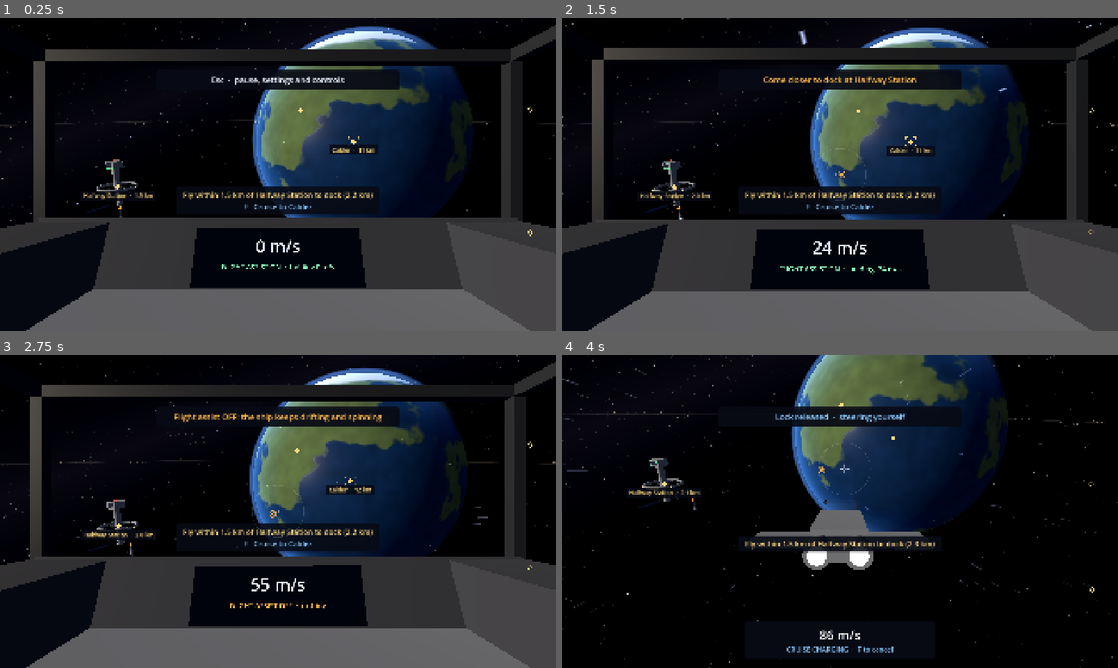
Above: before the commit, frames 1-4 (two rows, left to right).
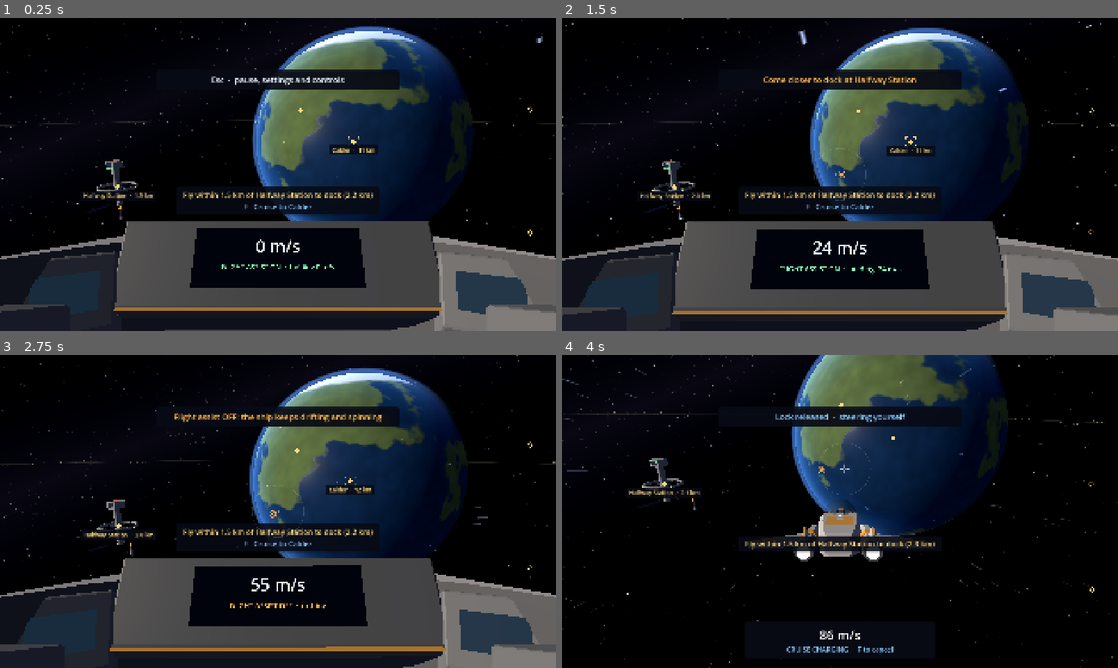
Above: after the commit, the same moments.

Repository: ggbillyjoe3526/praesepe
Game: Godot game, scene res://game/main/main.tscn
Two runs of this game, one before a commit and one after it. Both use one fixed random seed, a clock stepped at 60 frames per second and the inputs below.
Inputs (mouse positions are in pixels of both pictures, inside the frame that each line leads up to):
- Up to frame 1 (0.25 s): no input
- Up to frame 2 (1.5 s): tap Enter at 0.5 s; move the mouse to (867, 174) at 0.52 s; hold G (dock) 0.53-1.28 s; hold S (thrust_back) from 0.53 s (still down); click (867, 174) at 0.67 s; move the mouse to (812, 174) at 1.27 s; tap X (full_stop) at 1.35 s
- Up to frame 3 (2.75 s): keep holding S (thrust_back); move the mouse to (289, 505) at 2.02 s; hold Z (toggle_assist) from 2.03 s (still down)
- Up to frame 4 (4 s): keep holding S (thrust_back); move the mouse to (834, 517) at 2.77 s; release Z (toggle_assist) at 2.78 s; tap V (toggle_camera) at 2.85 s; click (834, 517) at 2.92 s; move the mouse to (878, 514) at 3.52 s; hold F (toggle_cruise) from 3.53 s (still down)

The runs differ from the first frame. In frame 1, 28% of the frame differs, in the area x 0-100%, y 2-100%; in frame 2, 28%; in frame 3, 28%; in frame 4, 1.9%.

Commit message:
Hauler placeholder model: cockpit with a low dashboard and frameless canopy, small grey and orange ship
Built by tools/blender/hauler_model.py from the owner's references and exported as one mesh per material. Replaces
the greybox meshes in the ship and cockpit scenes; the eye, chase anchor, dashboard screen plane, mass, centre of
mass and inertia are unchanged. The canopy collision box grows to the new glass, the hull box reaches the longer
nose, and the engine pods get their own boxes; the underside stays at y = -1.2 for the floor berth.

Co-Authored-By: Claude Opus 5.5 (1M context) <noreply@anthropic.com>
Claude-Session: https://claude.ai/code/session_01E8LVCK4ZTsdMYd6K2u2MSc

Diff:
--- a/game/ship/greybox_cockpit.tscn
+++ b/game/ship/greybox_cockpit.tscn
@@ -1,60 +1,20 @@
-[gd_scene load_steps=13 format=3]
+[gd_scene load_steps=5 format=3]
 
 [ext_resource type="Script" path="res://game/hud/cockpit_display.gd" id="1_display"]
-
-[sub_resource type="StandardMaterial3D" id="Mat_frame"]
-albedo_color = Color(0.13, 0.14, 0.16, 1)
-roughness = 0.6
-
-[sub_resource type="StandardMaterial3D" id="Mat_dash"]
-albedo_color = Color(0.22, 0.23, 0.26, 1)
-roughness = 0.85
+[ext_resource type="PackedScene" path="res://game/ship/models/hauler_cockpit.glb" id="2_model"]
 
 [sub_resource type="StandardMaterial3D" id="Mat_screen"]
 shading_mode = 0
 albedo_color = Color(0.02, 0.035, 0.06, 1)
 
-[sub_resource type="StandardMaterial3D" id="Mat_glass"]
-transparency = 1
-albedo_color = Color(0.4, 0.6, 0.85, 0.22)
-roughness = 0.1
-metallic = 0.3
-
-[sub_resource type="BoxMesh" id="Mesh_panel"]
-material = SubResource("Mat_dash")
-size = Vector3(3, 0.46, 0.1)
-
-[sub_resource type="BoxMesh" id="Mesh_console"]
-material = SubResource("Mat_dash")
-size = Vector3(0.5, 0.35, 1.8)
-
 [sub_resource type="QuadMesh" id="Mesh_screen"]
 material = SubResource("Mat_screen")
 size = Vector2(1, 0.34)
 
-[sub_resource type="BoxMesh" id="Mesh_pillar"]
-material = SubResource("Mat_frame")
-size = Vector3(0.08, 1.45, 0.08)
-
-[sub_resource type="BoxMesh" id="Mesh_top_front"]
-material = SubResource("Mat_frame")
-size = Vector3(3.28, 0.08, 0.08)
-
-[sub_resource type="BoxMesh" id="Mesh_top_rail"]
-material = SubResource("Mat_frame")
-size = Vector3(0.08, 0.08, 2.9)
-
-[sub_resource type="BoxMesh" id="Mesh_glass"]
-material = SubResource("Mat_glass")
-size = Vector3(3.2, 1.45, 2.9)
-
 [node name="GreyboxCockpit" type="Node3D"]
 script = ExtResource("1_display")
 
-[node name="DashPanel" type="MeshInstance3D" parent="."]
-position = Vector3(0, 0.644, -5.197)
-rotation_degrees = Vector3(-22.9, 0, 0)
-mesh = SubResource("Mesh_panel")
+[node name="Model" parent="." instance=ExtResource("2_model")]
 
 [node name="Screen" type="MeshInstance3D" parent="."]
 position = Vector3(0, 0.665, -5.146)
@@ -90,36 +50,3 @@
 font_size = 34
 outline_size = 0
 modulate = Color(0.55, 0.8, 1, 1)
-
-[node name="ConsoleLeft" type="MeshInstance3D" parent="."]
-position = Vector3(-1.3, 0.675, -4.4)
-mesh = SubResource("Mesh_console")
-
-[node name="ConsoleRight" type="MeshInstance3D" parent="."]
-position = Vector3(1.3, 0.675, -4.4)
-mesh = SubResource("Mesh_console")
-
-[node name="PillarLeft" type="MeshInstance3D" parent="."]
-position = Vector3(-1.6, 1.225, -5.4)
-mesh = SubResource("Mesh_pillar")
-
-[node name="PillarRight" type="MeshInstance3D" parent="."]
-position = Vector3(1.6, 1.225, -5.4)
-mesh = SubResource("Mesh_pillar")
-
-[node name="TopFront" type="MeshInstance3D" parent="."]
-position = Vector3(0, 1.95, -5.4)
-mesh = SubResource("Mesh_top_front")
-
-[node name="TopLeft" type="MeshInstance3D" parent="."]
-position = Vector3(-1.6, 1.95, -3.95)
-mesh = SubResource("Mesh_top_rail")
-
-[node name="TopRight" type="MeshInstance3D" parent="."]
-position = Vector3(1.6, 1.95, -3.95)
-mesh = SubResource("Mesh_top_rail")
-
-[node name="Glass" type="MeshInstance3D" parent="."]
-position = Vector3(0, 1.225, -3.95)
-cast_shadow = 0
-mesh = SubResource("Mesh_glass")
--- a/game/ship/greybox_ship.tscn
+++ b/game/ship/greybox_ship.tscn
@@ -1,50 +1,20 @@
-[gd_scene load_steps=17 format=3]
+[gd_scene load_steps=12 format=3]
 
 [ext_resource type="Script" path="res://game/ship/ship.gd" id="1_ship"]
 [ext_resource type="Resource" path="res://game/ship/greybox_ship_tuning.tres" id="2_tuning"]
 [ext_resource type="PackedScene" path="res://game/ship/greybox_cockpit.tscn" id="3_cockpit"]
 [ext_resource type="Resource" path="res://game/ship/greybox_cruise_tuning.tres" id="4_cruise"]
 [ext_resource type="Resource" path="res://game/ship/greybox_orbit_tuning.tres" id="5_orbit"]
-
-[sub_resource type="StandardMaterial3D" id="Mat_hull"]
-albedo_color = Color(0.55, 0.57, 0.6, 1)
-roughness = 0.7
-
-[sub_resource type="StandardMaterial3D" id="Mat_glow"]
-albedo_color = Color(0.4, 0.7, 1, 1)
-emission_enabled = true
-emission = Color(0.35, 0.65, 1, 1)
-emission_energy_multiplier = 3.0
-
-[sub_resource type="BoxMesh" id="Mesh_body"]
-material = SubResource("Mat_hull")
-size = Vector3(4, 2.4, 8.5)
-
-[sub_resource type="BoxMesh" id="Mesh_nose"]
-material = SubResource("Mat_hull")
-size = Vector3(3.6, 1.7, 3.5)
-
-[sub_resource type="BoxMesh" id="Mesh_wing"]
-material = SubResource("Mat_hull")
-size = Vector3(5, 0.4, 4)
-
-[sub_resource type="CylinderMesh" id="Mesh_engine"]
-material = SubResource("Mat_hull")
-top_radius = 0.8
-bottom_radius = 0.9
-height = 3.0
-
-[sub_resource type="CylinderMesh" id="Mesh_nozzle"]
-material = SubResource("Mat_glow")
-top_radius = 0.6
-bottom_radius = 0.6
-height = 0.2
+[ext_resource type="PackedScene" path="res://game/ship/models/hauler_exterior.glb" id="6_model"]
 
 [sub_resource type="BoxShape3D" id="Shape_hull"]
-size = Vector3(4, 2.4, 12)
+size = Vector3(4, 2.4, 13.2)
 
 [sub_resource type="BoxShape3D" id="Shape_canopy"]
-size = Vector3(3.2, 0.75, 2.9)
+size = Vector3(3.2, 1.0, 4.0)
+
+[sub_resource type="BoxShape3D" id="Shape_pod"]
+size = Vector3(1.44, 1.44, 6.5)
 
 [sub_resource type="BoxShape3D" id="Shape_wings"]
 size = Vector3(14, 0.4, 4)
@@ -66,52 +36,34 @@
 chase_anchor = NodePath("ChaseAnchor")
 
 [node name="HullShape" type="CollisionShape3D" parent="."]
+transform = Transform3D(1, 0, 0, 0, 1, 0, 0, 0, 1, 0, 0, -0.6)
 shape = SubResource("Shape_hull")
 
 [node name="CanopyShape" type="CollisionShape3D" parent="."]
-transform = Transform3D(1, 0, 0, 0, 1, 0, 0, 0, 1, 0, 1.575, -3.95)
+transform = Transform3D(1, 0, 0, 0, 1, 0, 0, 0, 1, 0, 1.7, -3.6)
 shape = SubResource("Shape_canopy")
 
 [node name="WingShape" type="CollisionShape3D" parent="."]
 transform = Transform3D(1, 0, 0, 0, 1, 0, 0, 0, 1, 0, -0.4, 2.5)
 shape = SubResource("Shape_wings")
 
-[node name="Body" type="MeshInstance3D" parent="."]
-transform = Transform3D(1, 0, 0, 0, 1, 0, 0, 0, 1, 0, 0, 1.75)
-mesh = SubResource("Mesh_body")
+[node name="PodShapeLeft" type="CollisionShape3D" parent="."]
+transform = Transform3D(1, 0, 0, 0, 1, 0, 0, 0, 1, -2.25, -0.05, 3.85)
+shape = SubResource("Shape_pod")
 
-[node name="Nose" type="MeshInstance3D" parent="."]
-transform = Transform3D(1, 0, 0, 0, 1, 0, 0, 0, 1, 0, -0.35, -4.25)
-mesh = SubResource("Mesh_nose")
+[node name="PodShapeRight" type="CollisionShape3D" parent="."]
+transform = Transform3D(1, 0, 0, 0, 1, 0, 0, 0, 1, 2.25, -0.05, 3.85)
+shape = SubResource("Shape_pod")
+
+[node name="Model" parent="." instance=ExtResource("6_model")]
 
 [node name="Cockpit" parent="." instance=ExtResource("3_cockpit")]
-
-[node name="WingLeft" type="MeshInstance3D" parent="."]
-transform = Transform3D(1, 0, 0, 0, 1, 0, 0, 0, 1, -4.5, -0.4, 2.5)
-mesh = SubResource("Mesh_wing")
-
-[node name="WingRight" type="MeshInstance3D" parent="."]
-transform = Transform3D(1, 0, 0, 0, 1, 0, 0, 0, 1, 4.5, -0.4, 2.5)
-mesh = SubResource("Mesh_wing")
-
-[node name="EngineLeft" type="MeshInstance3D" parent="."]
-transform = Transform3D(1, 0, 0, 0, -4.371139e-08, 1, 0, -1, -4.371139e-08, -1.3, 0, 6.5)
-mesh = SubResource("Mesh_engine")
-
-[node name="EngineRight" type="MeshInstance3D" parent="."]
-transform = Transform3D(1, 0, 0, 0, -4.371139e-08, 1, 0, -1, -4.371139e-08, 1.3, 0, 6.5)
-mesh = SubResource("Mesh_engine")
-
-[node name="NozzleLeft" type="MeshInstance3D" parent="."]
-transform = Transform3D(1, 0, 0, 0, -4.371139e-08, 1, 0, -1, -4.371139e-08, -1.3, 0, 8.05)
-mesh = SubResource("Mesh_nozzle")
-
-[node name="NozzleRight" type="MeshInstance3D" parent="."]
-transform = Transform3D(1, 0, 0, 0, -4.371139e-08, 1, 0, -1, -4.371139e-08, 1.3, 0, 8.05)
-mesh = SubResource("Mesh_nozzle")
 
 [node name="Eye" type="Marker3D" parent="."]
 transform = Transform3D(1, 0, 0, 0, 1, 0, 0, 0, 1, 0, 1.15, -3.54)
 
 [node name="ChaseAnchor" type="Marker3D" parent="."]
 transform = Transform3D(1, 0, 0, 0, 1, 0, 0, 0, 1, 0, 5.3, 24)
+
+[node name="Exterior_Glass" parent="Model" index="3"]
+cast_shadow = 0
Binary file added: game/ship/models/hauler_cockpit.glb
Not shown, added: game/ship/models/hauler_cockpit.glb.import
Binary file added: game/ship/models/hauler_exterior.glb
Not shown, added: game/ship/models/hauler_exterior.glb.import
Not shown, changed: tools/blender/export_ship.py
Not shown, added: tools/blender/hauler_model.py
